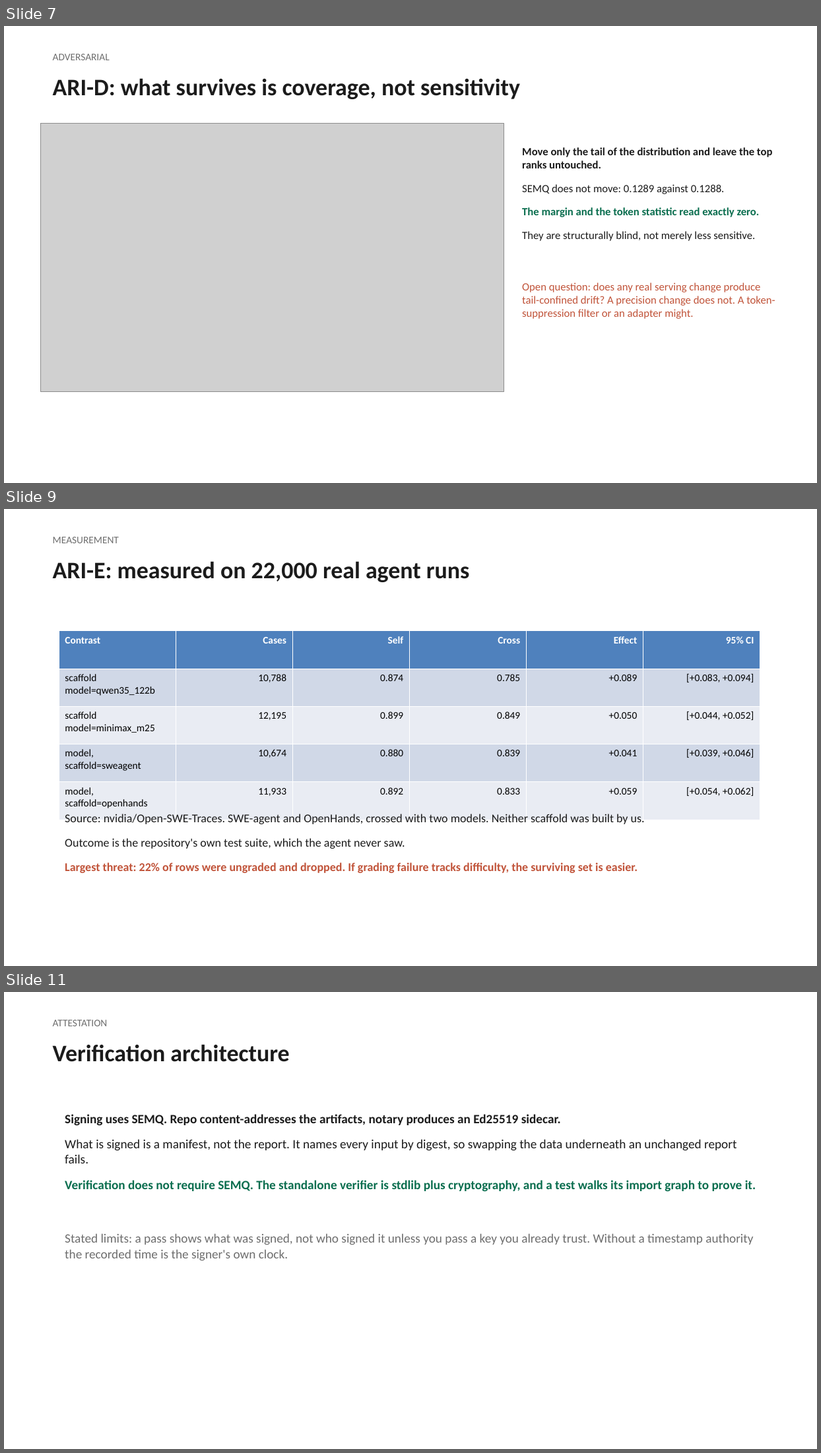
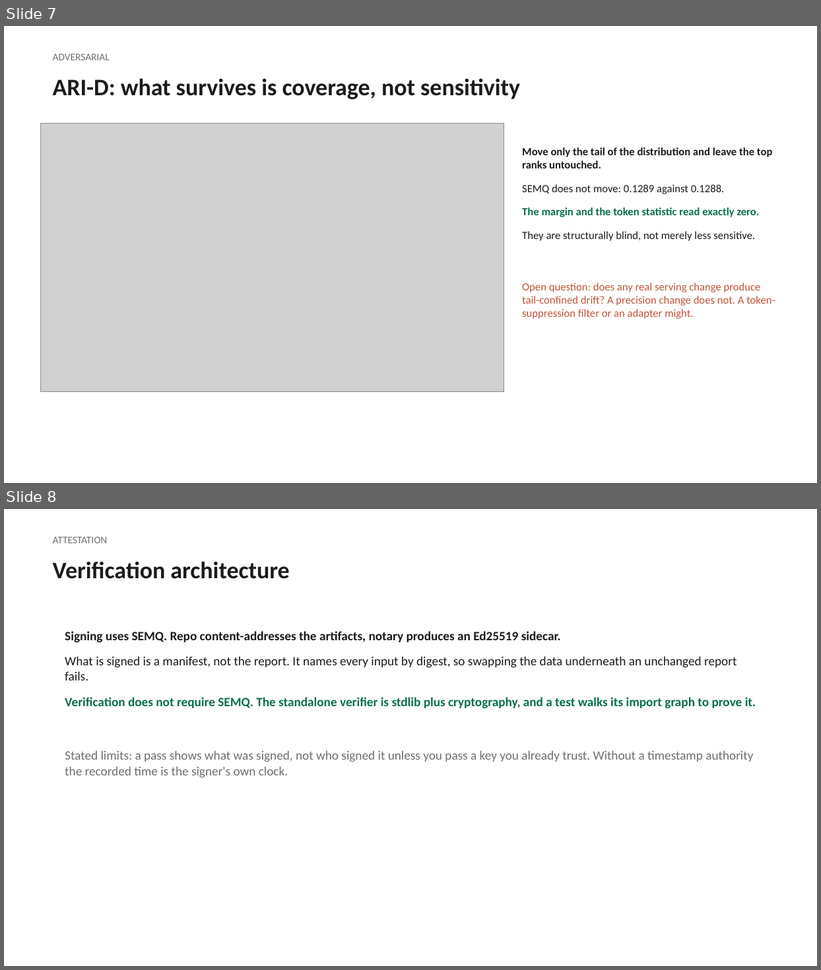
Before and after one commit to The-SEMQ-Group/semq-ari-benchmark, a slide deck: docs/deck/ari-technical.pptx. Shown one above the other, each under a label of ours: slides 7, 9 and 11 before the commit, slides 7 and 8 after it; the slides between them are not shown. The pictures are 821x1453 and 821x970 pixels, drawn with LibreOffice and Linux fonts; fonts in the diff are those of the drawing; grey boxes stand for pictures. Boxes give left, top, right and bottom in pixels: in the first picture for what was removed or moved away, otherwise in the second. Text is boxed around its words. In the diff, an @@ line names an element or a change of style, - is before the commit and + after.

```diff
--- a/docs/deck/ari-technical.pptx
+++ b/docs/deck/ari-technical.pptx
@@ slide 9 removed at [4,509,817,966], background #FFFFFF @@
@@ text removed at [53,537,119,543] @@
-MEASUREMENT
@@ text removed at [53,561,470,582] @@
-ARI-E: measured on 22,000 real agent runs
@@ table removed at [59,631,762,820], 5 rows, 6 columns @@
-Contrast | Cases | Self | Cross | Effect | 95% CI
-scaffold model=qwen35_122b | 10,788 | 0.874 | 0.785 | +0.089 | [+0.083, +0.094]
-scaffold model=minimax_m25 | 12,195 | 0.899 | 0.849 | +0.050 | [+0.044, +0.052]
-model, scaffold=sweagent | 10,674 | 0.880 | 0.839 | +0.041 | [+0.039, +0.046]
-model, scaffold=openhands | 11,933 | 0.892 | 0.833 | +0.059 | [+0.054, +0.062]
@@ text removed at [65,814,645,873] @@
-Source: nvidia/Open-SWE-Traces. SWE-agent and OpenHands, crossed with two models. Neither scaffold was built by us.
-Outcome is the repository's own test suite, which the agent never saw.
-Largest threat: 22% of rows were ungraded and dropped. If grading failure tracks difficulty, the surviving set is easier.
@@ what was slide 11 is now slide 8 @@
```
Also in this commit, not shown: 2 other slides removed, 29 other files.
